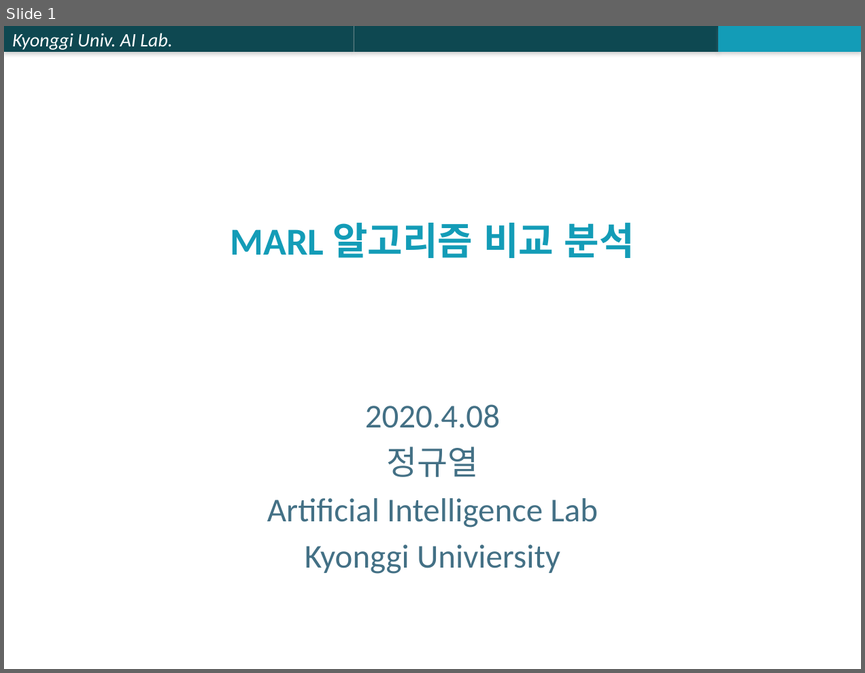
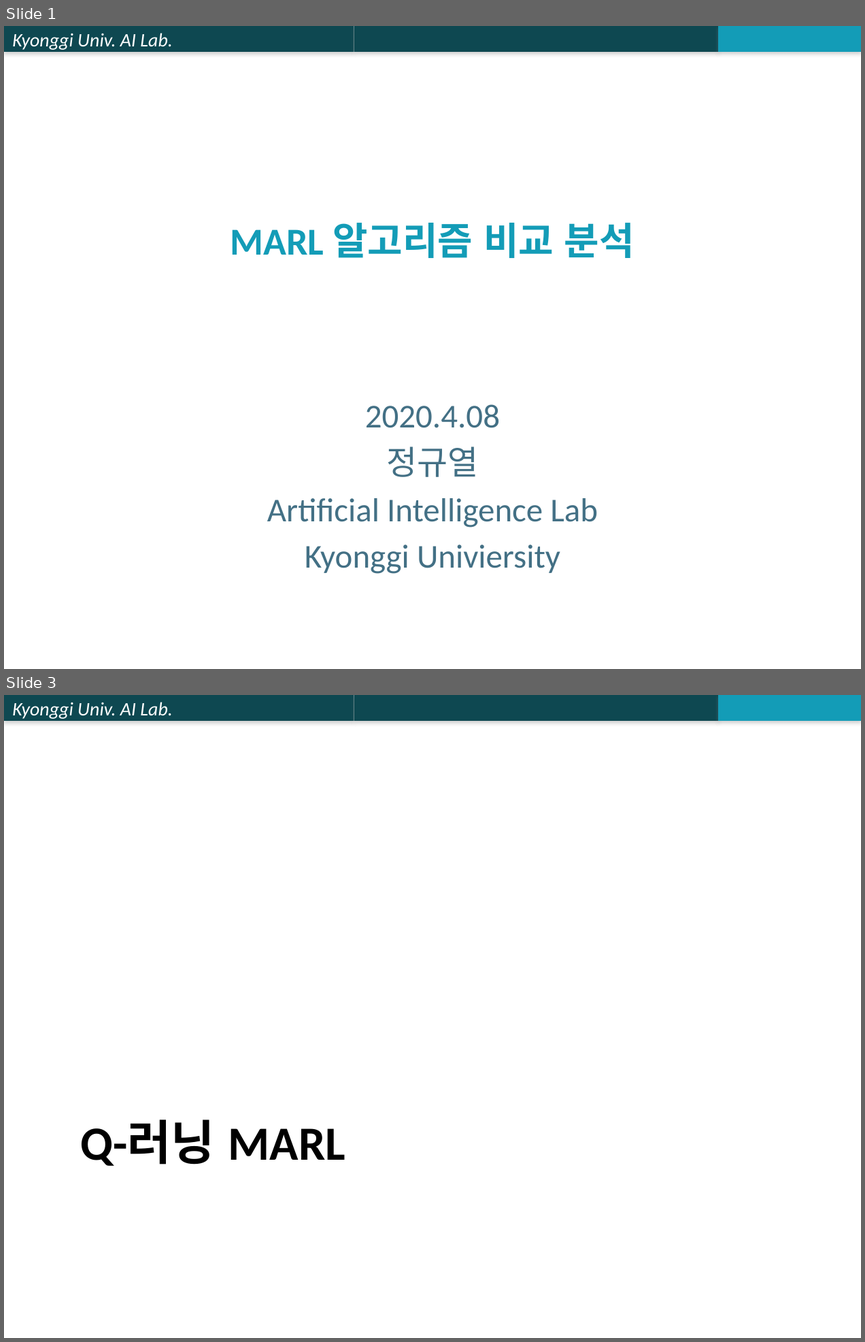
Before and after one commit to jk96491/PapersSeminar, a slide deck: Multi_Agent/ETC/PPTX/MARL 알고리즘 비교 분석.pptx. Shown one above the other, each under a label of ours: slide 1 before the commit, slides 1 and 3 after it; the slides between them are not shown. The pictures are 865x673 and 865x1342 pixels, drawn with LibreOffice and Linux fonts; fonts in the diff are those of the drawing. Boxes give left, top, right and bottom in pixels: in the first picture for what was removed or moved away, otherwise in the second. Text is boxed around its words. In the diff, an @@ line names an element or a change of style, - is before the commit and + after.

```diff
--- a/Multi_Agent/ETC/PPTX/MARL 알고리즘 비교 분석.pptx
+++ b/Multi_Agent/ETC/PPTX/MARL 알고리즘 비교 분석.pptx
@@ slide 3 added at bbox=[4, 695, 861, 1338], background #FFFFFF; not listed: 3 template elements that a slide beside it also shows @@
@@ title added at bbox=[80, 1120, 345, 1166], 40 pt, text #000000, bold @@
+Q-러닝 MARL
```
Also in this commit, not shown: 8 slides changed, 5 other slides added, 6 slides removed.
